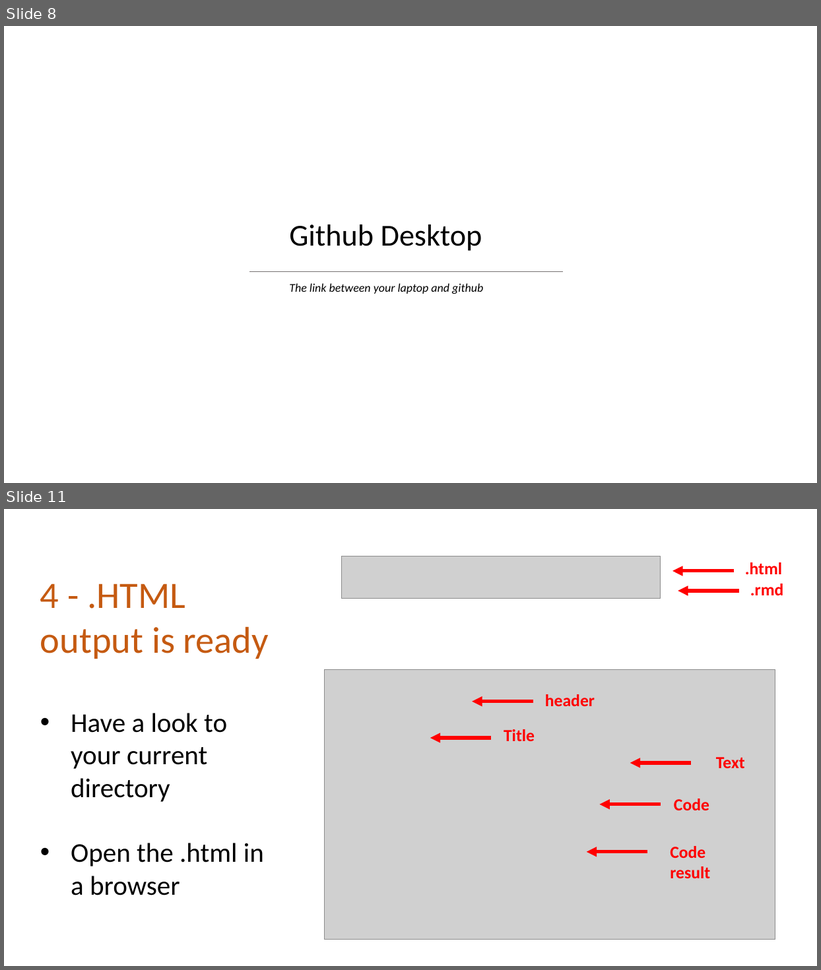
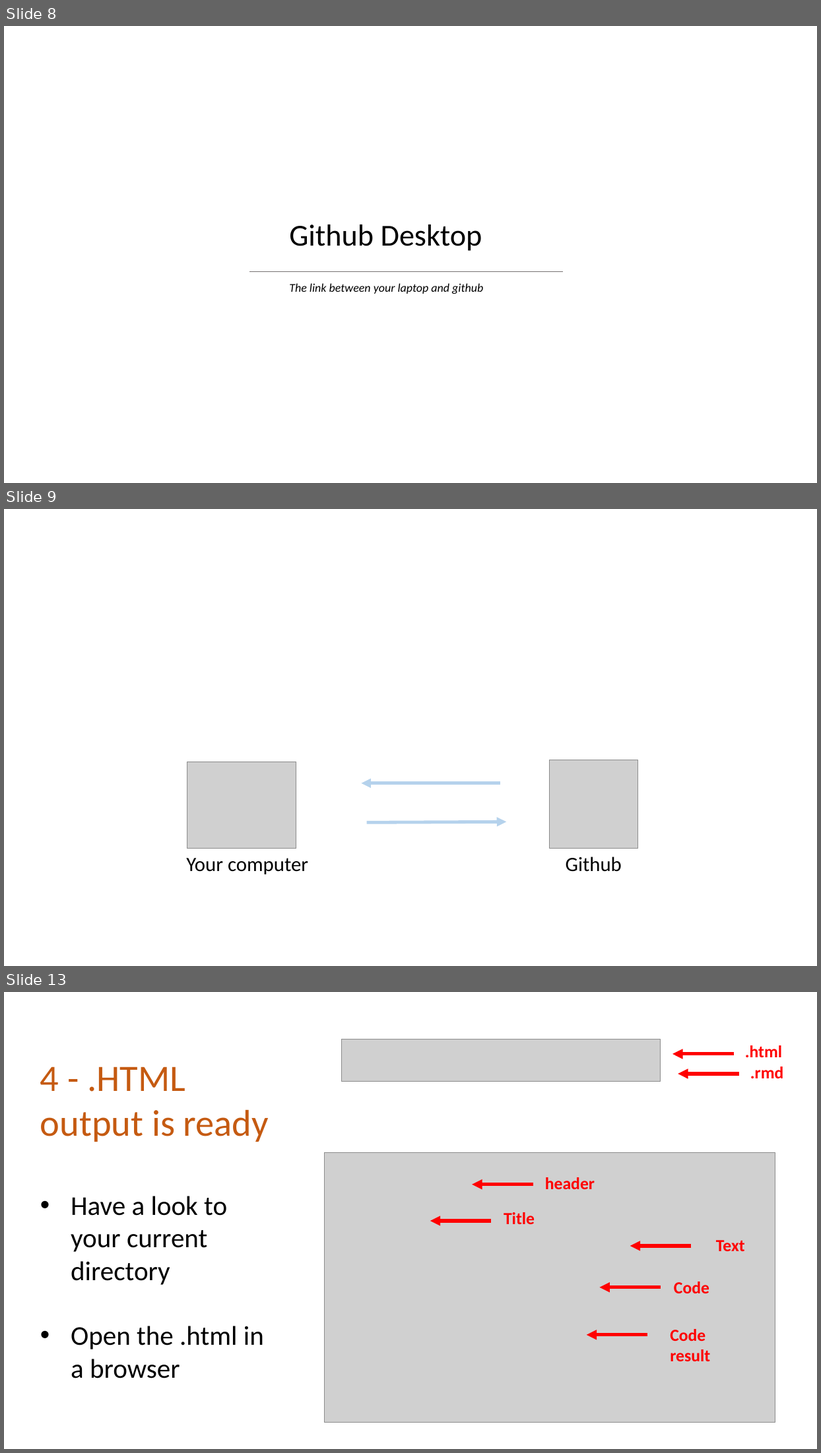
Before and after one commit to holtzy/Teaching, a slide deck: Intro_Github.pptx. Shown one above the other, each under a label of ours: slides 8 and 11 before the commit, slides 8, 9 and 13 after it; the slides between them are not shown. The pictures are 821x970 and 821x1453 pixels, drawn with LibreOffice and Linux fonts; fonts in the diff are those of the drawing; grey boxes stand for pictures; background and template pictures are left out. Boxes give left, top, right and bottom in pixels: in the first picture for what was removed or moved away, otherwise in the second. Text is boxed around its words. In the diff, an @@ line names an element or a change of style, - is before the commit and + after.

```diff
--- a/Intro_Github.pptx
+++ b/Intro_Github.pptx
@@ slide 9 added at (4, 509, 817, 966), background #FFFFFF @@
@@ picture added at (187, 762, 297, 849) @@
@@ picture added at (550, 760, 638, 849) @@
@@ arrow added from (500, 784) to (362, 784), #B5D2EC 3.75 pt @@
@@ arrow added from (367, 823) to (507, 822), #B5D2EC 3.75 pt @@
@@ text added at (186, 858, 308, 875), 24 pt, text #000000 @@
+Your computer
@@ text added at (566, 857, 622, 872), 24 pt, text #000000 @@
+Github
@@ what was slide 11 is now slide 13 @@
```
Also in this commit, not shown: 1 slide changed, 2 other slides added, 1 slide removed, 1 other file.
